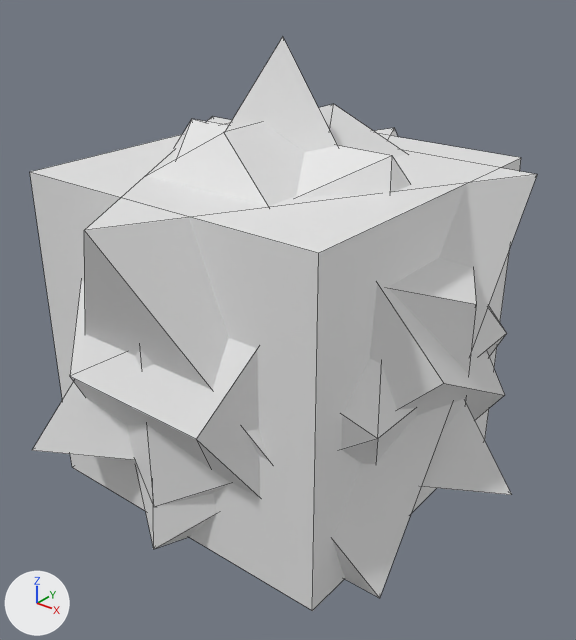
Renders of the FBX model Assets/Models/LowPoly/dices 1.fbx from each side of a commit.
One viewpoint serves both versions: a camera (50 mm lens) standing at (1.64, -2.024, 1.268) and looking at (0.011, 0.012, 0.005). Arrows for +X, +Y and +Z are at lower left; the lights stay in place. Mesh edges are drawn as thin lines. Where no turn or scale is listed for an object, it has been applied to the vertices.

The first picture shows 'd10', 'd12', 'd20', 'd4', 'd6', 'd8'.
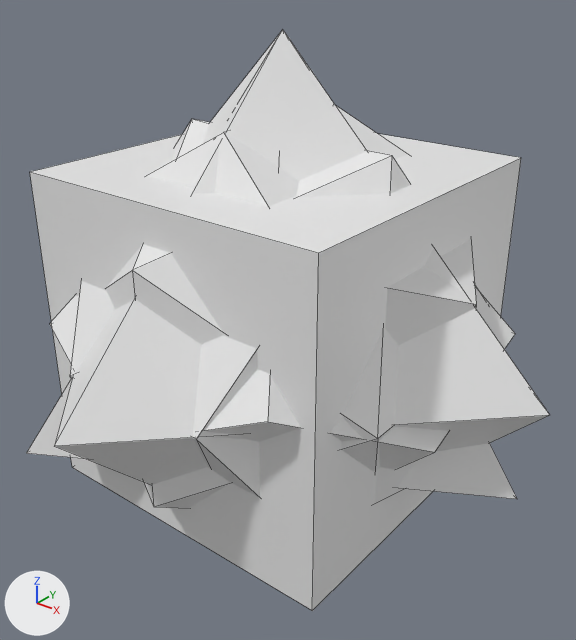
Where the newer file only moved an object's origin or applied its transform, the numbers keep the older frame.

What differs and where, as boxes (x1, y1, x2, y2) in the pictures (576 x 640 px):
'd8', reshaped
    before: (84, 117, 537, 598)
    after: (54, 30, 550, 485)
'd10', mesh turned
    before: (136, 128, 505, 549)
    after: (50, 161, 515, 470)
'd4', reshaped
    before: (32, 37, 512, 495)
    after: (27, 379, 517, 499)

Edits to the bpy script that builds the scene:
```text
Change me_cone_002:
    where me_cone_002.from_pydata(...)  # 12 vertices, 10 faces; spans x -0.77..0.77, y -0.69..0.69, z -0.58..0.58
    used by ob_d10; location = (0.0, 0.0, 0.0)
    me_cone_002 part 1: the whole mesh is turned -130 degrees about the x axis through its middle
Change me_solid:
    where me_solid.from_pydata(...)  # 4 vertices, 4 faces; spans x -0.46..0.92, y -0.8..0.8, z -0.33..0.98
    used by ob_d4; location = (0.0, 0.0, 0.0)
    me_solid part 3
    me_solid.vertices[0].co: (0.0, 0.0, 0.98) -> (0.0, 0.0, 1.0)  # pixel (282, 36) -> pixel (282, 29)
    me_solid.vertices[1].co: (0.92, 0.0, -0.33) -> (0.94, 0.0, -0.33)  # pixel (511, 494) -> pixel (517, 499)
    me_solid.vertices[2].co: (-0.46, 0.8, -0.33) -> (-0.47, 0.82, -0.33)
    me_solid.vertices[3].co: (-0.46, -0.8, -0.33) -> (-0.47, -0.82, -0.33)  # pixel (31, 450) -> pixel (26, 453)
Change me_solid_003:
    where me_solid_003.from_pydata(...)  # 6 vertices, 8 faces; spans x -0.71..0.71, y -0.82..0.82, z -0.58..0.58
    used by ob_d8; location = (0.0, 0.0, 0.0)
    me_solid_003 part 2: the whole mesh is multiplied about its middle by the matrix ((0.707, 0.406, 0.579), (0.0, 0.819, -0.574), (-0.707, 0.406, 0.579))
```
